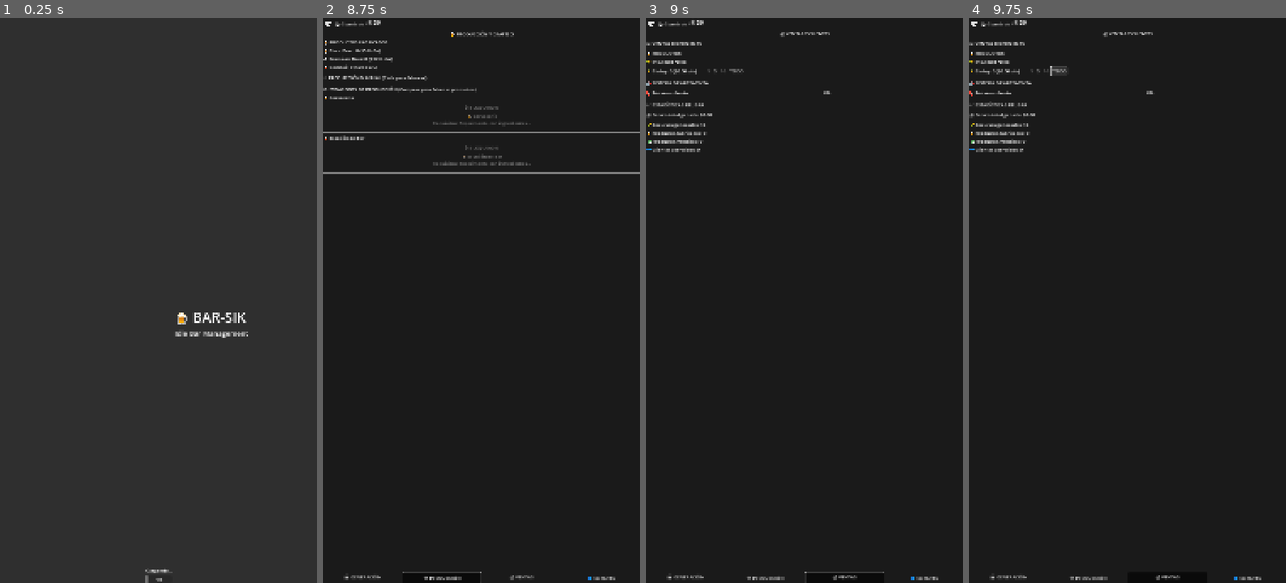
Above: before the commit, frames 1-4 (left to right).
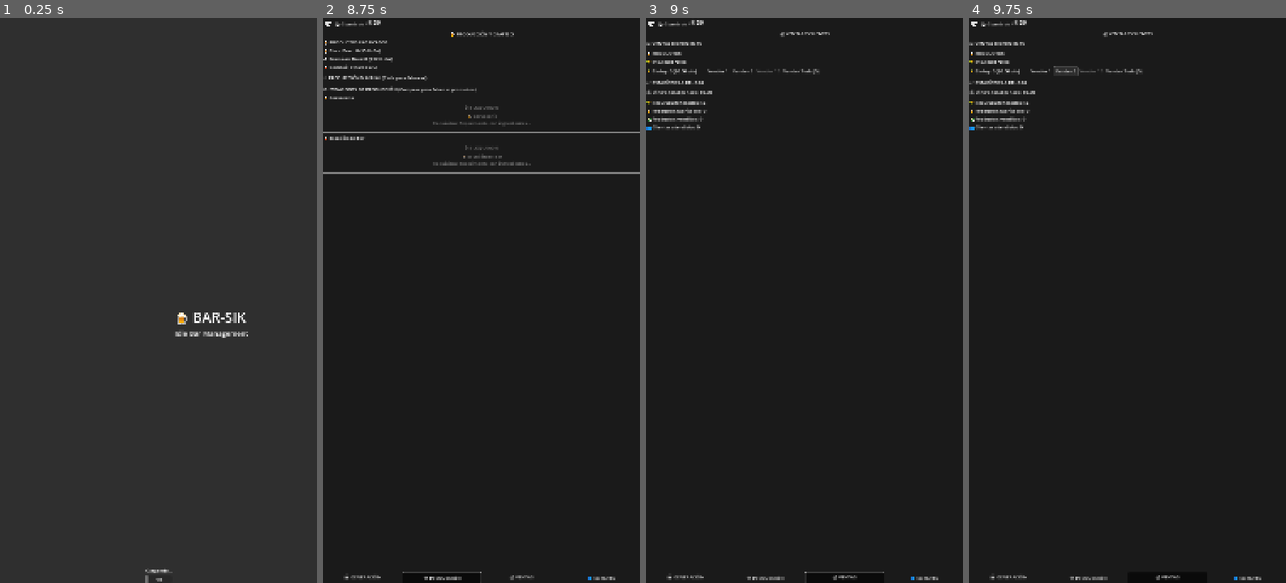
Above: after the commit, the same moments.

Repository: Kavalieri/bar-sik
Game: Godot game, scene res://scenes/SplashScreen.tscn
Two runs of this game, one before a commit and one after it. Both use one fixed random seed, a clock stepped at 60 frames per second and the inputs below.
Inputs (mouse positions are in pixels of both pictures, inside the frame that each line leads up to):
- Up to frame 1 (0.25 s): no input
- Up to frame 2 (8.75 s): tap Enter at 0.5 s; move the mouse to (551, 272) at 0.52 s; click (551, 272) at 0.67 s; click "Iniciar Juego" at 1.25 s; click "⏸️" at 2 s; click "Continuar" at 2.75 s; click "💾 Guardado" at 3.5 s; click "1 $1" at 4.25 s; click "5 $5" at 5 s; click "10 $10" at 5.75 s; click "25 $25" at 6.5 s; click "🏭 GENERACIÓN" at 7.25 s; click "⚒️ PRODUCCIÓN" at 8 s
- Up to frame 3 (9 s): click "💰 VENTAS" at 8.75 s
- Up to frame 4 (9.75 s): click (1057, 68) at 9.5 s, where only the run before the commit has a clickable "TODO"

Frames 1-2 are identical in both runs. In frame 3, 1.1% of the frame differs, in the area x 0-58%, y 9-24%; in frame 4, 1.2%, in the area x 0-58%, y 8-24%.

Commit message:
🔧 FIXES CRÍTICOS SALESPANEL: Botones + AutoSell + Cantidades
✅ 1. AUTOVENDA ELIMINADA:
- Removido AutoSellSection completo del SalesPanel.tscn
- Funcionalidad movida completamente a pestaña Clientes
- UI más limpia y enfocada en ventas manuales

✅ 2. BOTONES DE VENTA MEJORADOS:
- Textos intuitivos: 'Vender 1', 'Vender Todo (185)'
- Tamaño mínimo para mejor visibilidad
- Debug exhaustivo de clics y conexiones

✅ 3. DEBUG COMPLETO AGREGADO:
- SalesPanel: Logs de creación y clics de botones
- GameController: Tracking de señales de venta
- SalesManager: Debug completo del proceso de venta

✅ 4. CANTIDADES CORREGIDAS:
- Forzado int() en cantidades de productos/ingredientes
- Eliminados valores float incorrectos (185.0 → 185)
- Sincronización correcta entre generación y venta

🎯 Resuelve: Botones no funcionaban, UI confusa, cantidades incorrectas

Diff:
--- a/project/scenes/SalesPanel.tscn
+++ b/project/scenes/SalesPanel.tscn
@@ -45,33 +45,6 @@
 [node name="Separator1" type="HSeparator" parent="MainContainer"]
 layout_mode = 2
 
-[node name="AutoSellSection" type="VBoxContainer" parent="MainContainer"]
-layout_mode = 2
-
-[node name="AutoSellTitle" type="Label" parent="MainContainer/AutoSellSection"]
-layout_mode = 2
-text = "🤖 SISTEMA DE AUTOVENTA"
-
-[node name="AutoSellContainer" type="VBoxContainer" parent="MainContainer/AutoSellSection"]
-layout_mode = 2
-
-[node name="CustomerTimerContainer" type="HBoxContainer" parent="MainContainer/AutoSellSection"]
-layout_mode = 2
-
-[node name="CustomerTimerLabel" type="Label" parent="MainContainer/AutoSellSection/CustomerTimerContainer"]
-layout_mode = 2
-text = "⏰ Próximo cliente:"
-
-[node name="CustomerTimerBar" type="ProgressBar" parent="MainContainer/AutoSellSection/CustomerTimerContainer"]
-layout_mode = 2
-size_flags_horizontal = 3
-
-[node name="UpgradesContainer" type="VBoxContainer" parent="MainContainer/AutoSellSection"]
-layout_mode = 2
-
-[node name="Separator2" type="HSeparator" parent="MainContainer"]
-layout_mode = 2
-
 [node name="StatisticsSection" type="VBoxContainer" parent="MainContainer"]
 layout_mode = 2
 
--- a/project/scripts/SalesPanel.gd
+++ b/project/scripts/SalesPanel.gd
@@ -88,21 +88,29 @@
 		if str(increment) == "MAX":
 			is_max_button = true
 			sell_quantity = quantity
-			button.text = "TODO"
+			button.text = "Vender Todo (%d)" % quantity
 		else:
 			sell_quantity = increment as int
-			button.text = str(increment)
+			button.text = "Vender %d" % increment
 
 		# Deshabilitar si no hay suficiente cantidad
 		if not is_max_button and (increment as int) > quantity:
 			button.disabled = true
+
+		# Hacer los botones más visibles
+		button.custom_minimum_size = Vector2(80, 30)
 
 		button.pressed.connect(func(): _on_sell_button_pressed(item_name, item_type, sell_quantity))
 		item_container.add_child(button)
 
 
 func _on_sell_button_pressed(item_name: String, item_type: String, quantity: int) -> void:
+	print("🔥 BOTÓN DE VENTA PRESIONADO:")
+	print("   - Item: %s (%s)" % [item_name, item_type])
+	print("   - Cantidad: %d" % quantity)
+	print("   - Emitiendo señal item_sell_requested...")
 	item_sell_requested.emit(item_type, item_name, quantity)
+	print("   - ✅ Señal emitida")
 
 
 func update_sell_interfaces(game_data: Dictionary) -> void:
@@ -118,7 +126,7 @@
 	if not game_data["products"].is_empty():
 		print("🎯 CREANDO INTERFACES DE PRODUCTOS...")
 		for product_name in game_data["products"].keys():
-			var quantity = game_data["products"][product_name]
+			var quantity = int(game_data["products"][product_name])  # Forzar int
 			if quantity > 0:
 				var price = GameUtils.get_product_price(product_name)
 				create_sell_interface_for_item(product_name, "product", quantity, price)
@@ -131,7 +139,7 @@
 	print("🌾 CREANDO INTERFACES DE INGREDIENTES...")
 	var ingredients_created = 0
 	for ingredient_name in game_data["resources"].keys():
-		var quantity = game_data["resources"][ingredient_name]
+		var quantity = int(game_data["resources"][ingredient_name])  # Forzar int
 		if quantity > 0 and ingredient_name != "water":
 			var price = GameUtils.get_ingredient_price(ingredient_name)
 			create_sell_interface_for_item(ingredient_name, "ingredient", quantity, price)
--- a/project/scripts/core/GameController.gd
+++ b/project/scripts/core/GameController.gd
@@ -240,7 +240,12 @@
 		production_manager.manual_production(station_id, quantity)
 
 func _on_ui_item_sell_requested(item_type: String, item_name: String, quantity: int) -> void:
+	print("💰 GameController recibió solicitud de venta:")
+	print("   - Item: %s (%s)" % [item_name, item_type])
+	print("   - Cantidad: %d" % quantity)
+	print("   - Llamando sales_manager.sell_item()...")
 	sales_manager.sell_item(item_type, item_name, quantity)
+	print("   - ✅ Venta procesada")
 
 func _on_ui_customer_upgrade_requested(upgrade_id: String) -> void:
 	customer_manager.purchase_upgrade(upgrade_id)
--- a/project/scripts/core/SalesManager.gd
+++ b/project/scripts/core/SalesManager.gd
@@ -16,7 +16,11 @@
 
 ## Vender producto o ingrediente
 func sell_item(item_type: String, item_name: String, quantity: int) -> bool:
+	print("🔥 SalesManager.sell_item() llamado:")
+	print("   - Tipo: %s, Item: %s, Cantidad: %d" % [item_type, item_name, quantity])
+
 	if not game_data:
+		print("❌ ERROR: game_data es null")
 		return false
 
 	var available = 0
@@ -25,31 +29,42 @@
 	if item_type == "product":
 		available = game_data.products.get(item_name, 0)
 		price = GameUtils.get_product_price(item_name)
+		print("   - Producto: %s disponible, precio: $%.2f" % [available, price])
 	elif item_type == "ingredient":
 		available = game_data.resources.get(item_name, 0)
 		price = GameUtils.get_ingredient_price(item_name)
+		print("   - Ingrediente: %s disponible, precio: $%.2f" % [available, price])
 	else:
+		print("❌ ERROR: Tipo de item desconocido: %s" % item_type)
 		return false
 
 	# Verificar disponibilidad
 	var actual_quantity = min(quantity, available)
+	print("   - Cantidad solicitada: %d, disponible: %d, vendiendo: %d" % [quantity, available, actual_quantity])
+
 	if actual_quantity <= 0:
+		print("❌ ERROR: No hay cantidad disponible para vender")
 		return false
 
 	var total_earned = actual_quantity * price
+	print("   - Total ganado: $%.2f" % total_earned)
 
 	# Actualizar inventario
 	if item_type == "product":
 		game_data.products[item_name] -= actual_quantity
 		game_data.statistics["products_sold"] += actual_quantity
+		print("   - ✅ Producto vendido. Nuevo inventario: %d" % game_data.products[item_name])
 	elif item_type == "ingredient":
 		game_data.resources[item_name] -= actual_quantity
+		print("   - ✅ Ingrediente vendido. Nuevo inventario: %d" % game_data.resources[item_name])
 
 	# Actualizar dinero y estadísticas
 	game_data.money += total_earned
 	game_data.statistics["total_money_earned"] += total_earned
+	print("   - ✅ Dinero actualizado: $%.2f" % game_data.money)
 
 	item_sold.emit(item_type, item_name, actual_quantity, total_earned)
+	print("   - ✅ Señal item_sold emitida")
 	return true
 
 ## Obtener precio de un ítem
